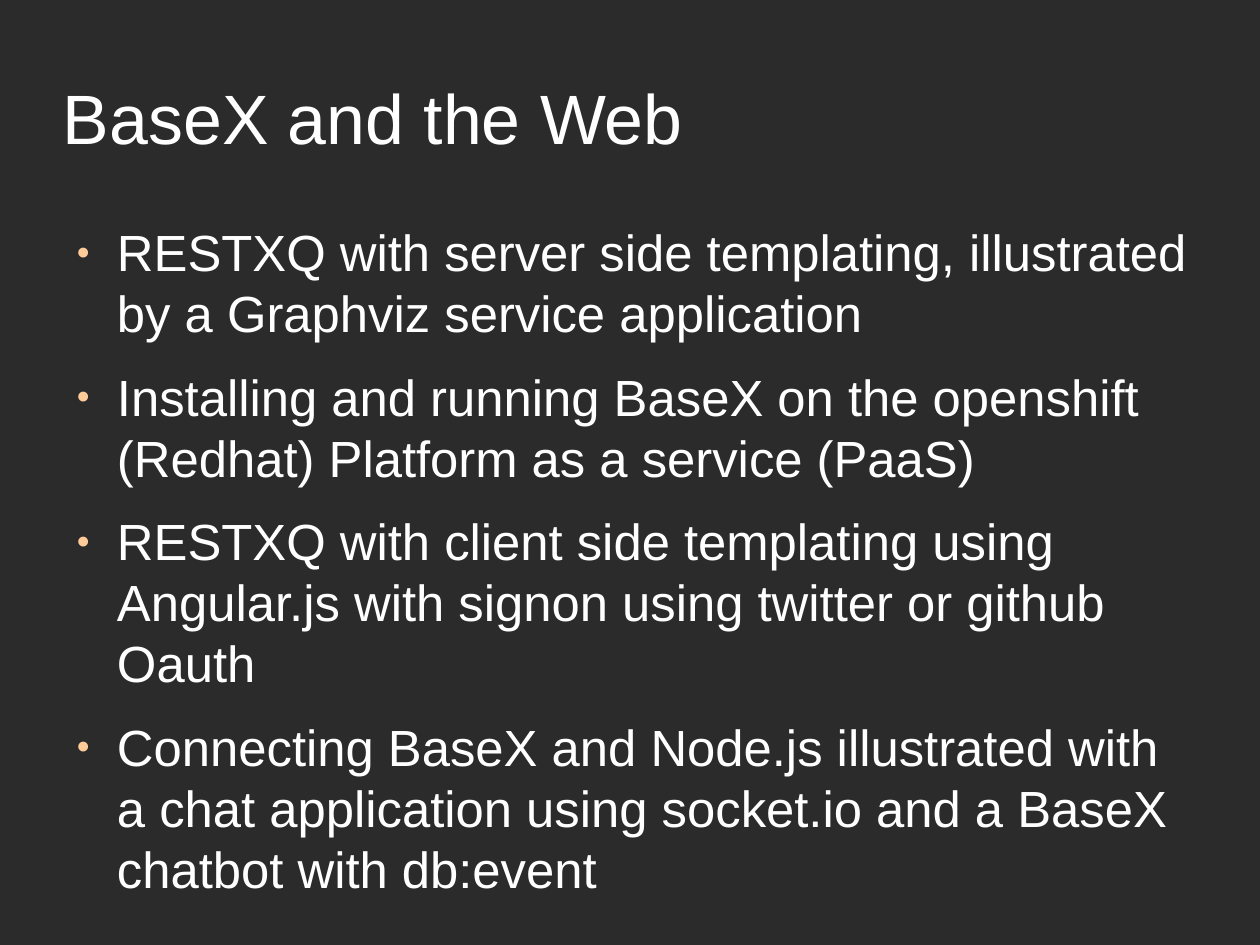
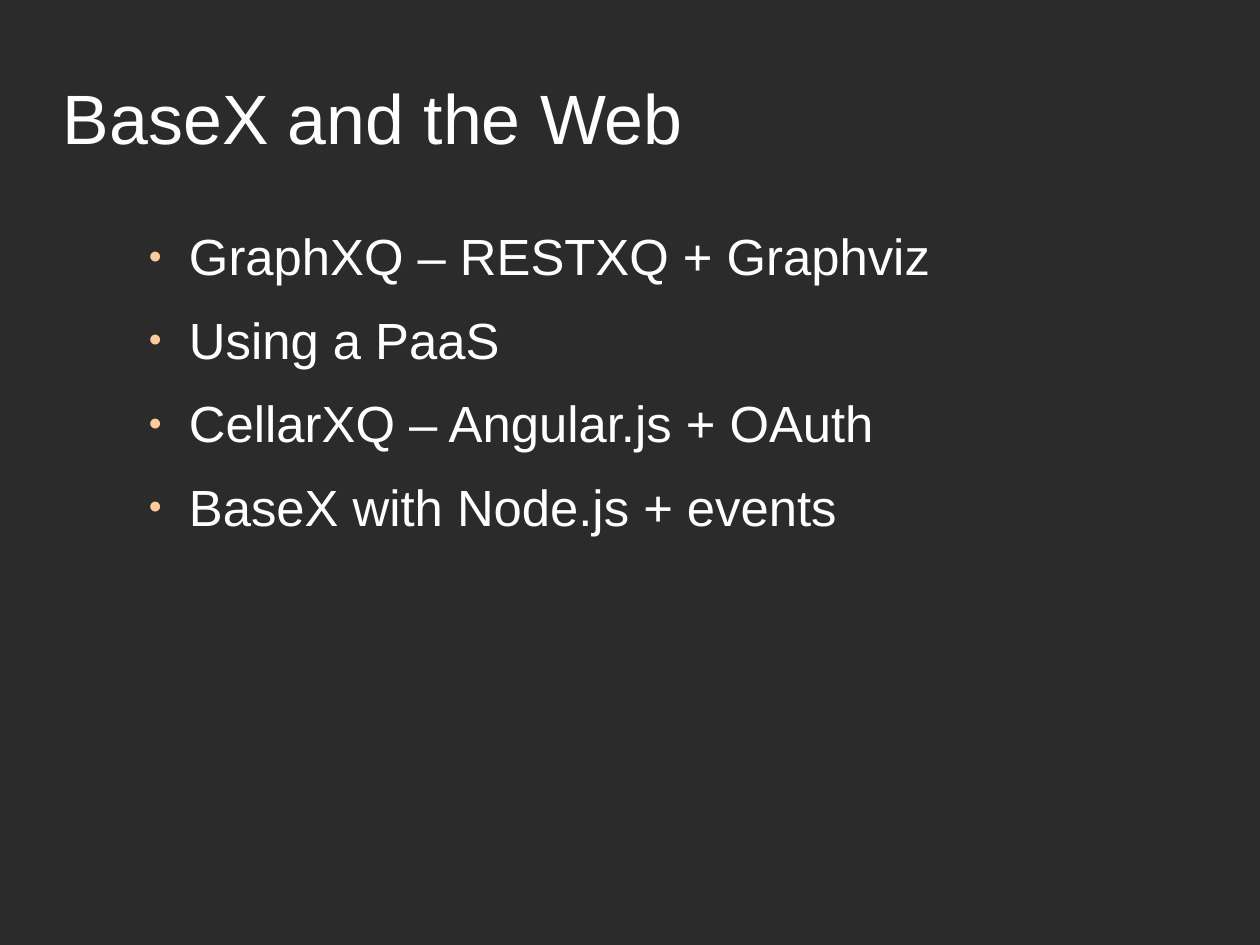
Before and after one commit to apb2006/graphxq, a slide deck: slide 2 of src/graphxq/talk/BaseX-user-group-talk.odp. Drawn at 1260x945 pixels with LibreOffice and Linux fonts; fonts in the diff are those of the drawing; background and template pictures are left out; a plain dark background stands for a picture behind light text. Boxes give left, top, right and bottom in pixels: in the first picture for what was removed or moved away, otherwise in the second. Text is boxed around its words. In the diff, an @@ line names an element or a change of style, - is before the commit and + after.

```diff
--- a/src/graphxq/talk/BaseX-user-group-talk.odp
+++ b/src/graphxq/talk/BaseX-user-group-talk.odp
@@ text at [189,238,930,536]: text changed @@
-● RESTXQ with server side templating, illustrated by a Graphviz service application
-● Installing and running BaseX on the openshift (Redhat) Platform as a service (PaaS)
-● RESTXQ with client side templating using Angular.js with signon using twitter or github Oauth
-● Connecting BaseX and Node.js illustrated with a chat application using socket.io and a BaseX chatbot with db:event
+● GraphXQ – RESTXQ + Graphviz
+● Using a PaaS
+● CellarXQ – Angular.js + OAuth
+● BaseX with Node.js + events
```
Also in this commit, not shown: 16 other slides changed, 8 slides added, 8 slides removed, 15 other files.
